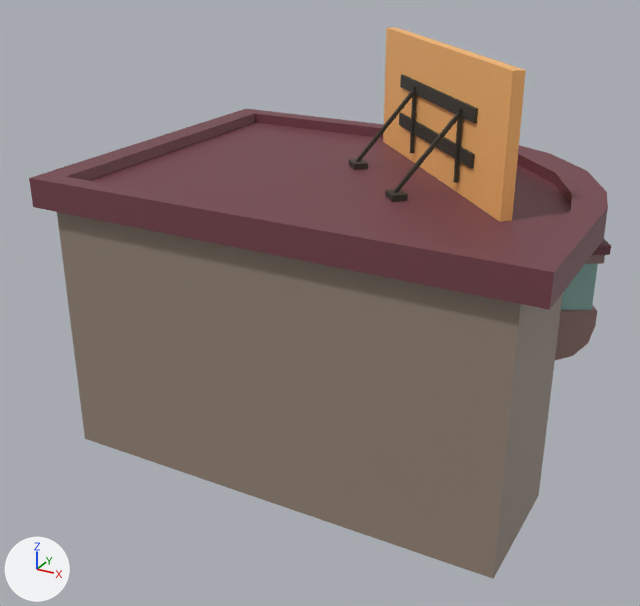
Two versions of the FBX model Assets/Models/Crossing/Crossing_Buildings/Individual_Buildings/West_House_05.fbx, one commit apart.
The view is the same before and after, from a 50 mm lens placed at (-1.16, -0.772, 0.316), pointed at (-1.409, -0.318, 0.089). Every picture has the same lights, and +X, +Y and +Z are marked at lower left. Where no turn or scale is listed for an object, it has been applied to the vertices. Vertices at the same position are counted once.

In view in the first picture: 'West_House_05'.
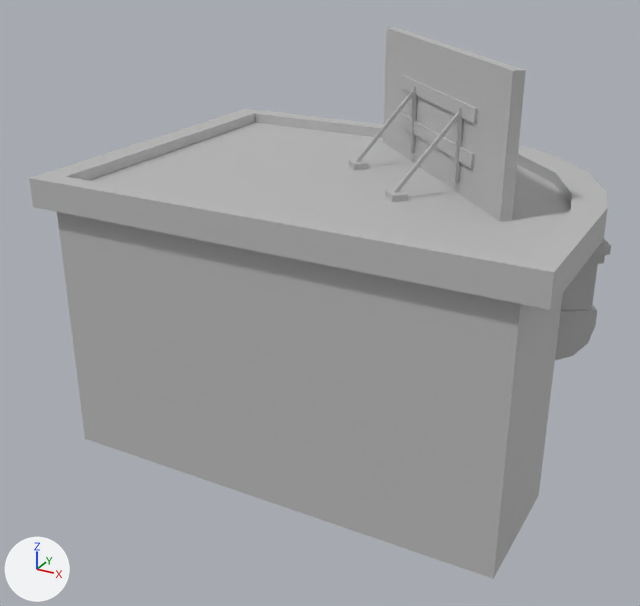
Boxes (x1, y1, x2, y2) around the edits, measured in the pictures (640 x 606 px):
part 1 of me_mesh, recoloured
    both: (29, 74, 611, 579)
part 2 of me_mesh, recoloured (orange to grey)
    both: (383, 27, 526, 222)

What the commit changed:
Material 'Environment_02' (mat_environment_02) is new.
Its base color is (0.5, 0.5, 0.5) (grey #bcbcbc).
me_mesh has 294 vertices, 228 faces and spans x -0.154..0.154, y -0.121..0.121, z -0.124..0.124.
me_mesh is used by ob_west_house_05; location (-1.3946, -0.2937, 0.1223).
me_mesh part 1: all 222 faces that had it switch from mat_flatcolorbase6 (picture img_plaza_07_diffuse_jpg) to mat_environment_02 (grey #bcbcbc).
me_mesh part 2: all 6 faces that had it switch from mat_light_illuminate6 (picture img_lights_jpg) to mat_environment_02 (grey #bcbcbc).
